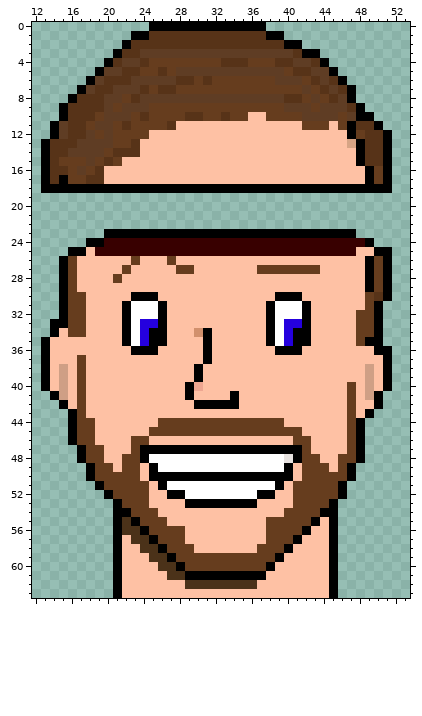
Pixel-art sprite -- public/interactive/media/portfolio-cameron-head-open.png. That is the earlier state.
The file is 64x64 pixels. Colours within 5 levels of each other are drawn and written as one. Shown: x 12..53, y 0..63.
Now the later version:
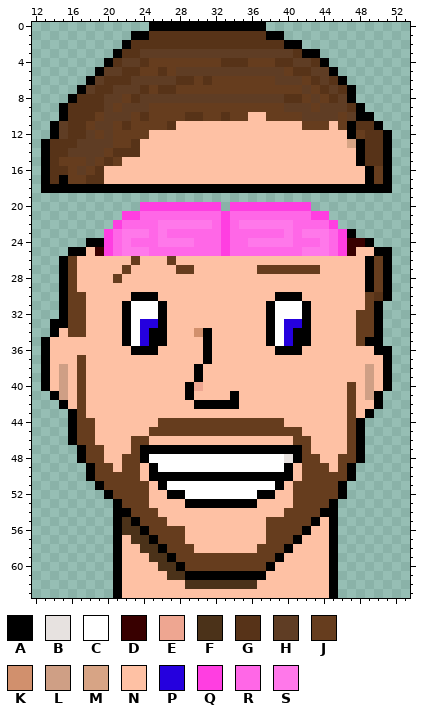
Palette (. is transparent): A #000000  B #e7e2e0  C #ffffff  D #380000  E #eea691  F #4b3219  G #573318  H #5f3d24  J #663d1e  K #d1906d  L #cf9f85  M #d7a485  N #fec1a4  P #2500de  Q #ff3ee1  R #ff67e7  S #ff78ea
Change:
@@ x 12..53 @@
 19 ..........................................
-20 ..........................................
-21 ..........................................
-22 ..........................................
-23 ........AAAAAAAAAAAAAAAAAAAAAAAAAAAA......
-24 ......AADDDDDDDDDDDDDDDDDDDDDDDDDDDDDA....
-25 ....AANDDDDDDDDDDDDDDDDDDDDDDDDDDDDDNNAA..
+20 ............QQQQQQQQQ.QQQQQQQQQ...........
+21 ..........QQRRRRRRRRRQRRRRRRRRRQQ.........
+22 .........QRRRRSSSSSSRQRSSSSSSRRRRQ........
+23 ........QRSSSRSRRRRRRQRRRRRRSRSSSRQA......
+24 ......AAQRSRRRSSSSRRRQRRSSSSSRRRSRQDDA....
+25 ....AANDQRSSSRRRRRRRRQRRRRRRRRSSSRQDNNAA..
 26 ...AJNNNNNNJNNNJNNNNNNNNNNNNNNNNNNNNNAJA..
Changed places in both pictures, as pixel boxes (x1, y1, x2, y2):
changed: (104, 202, 347, 256)
